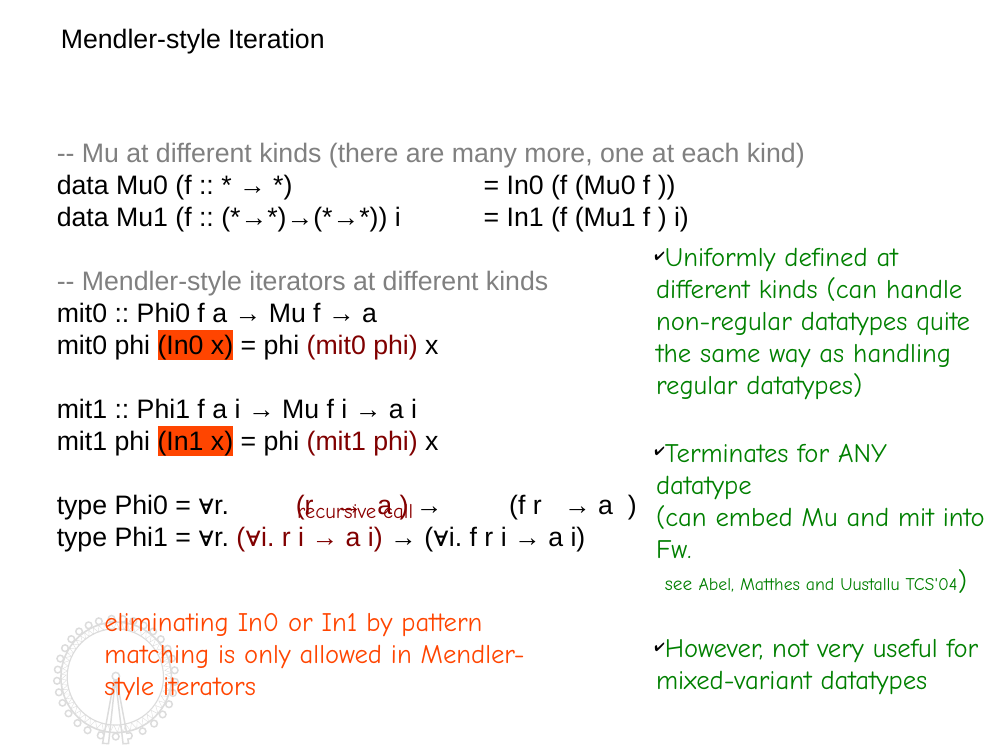
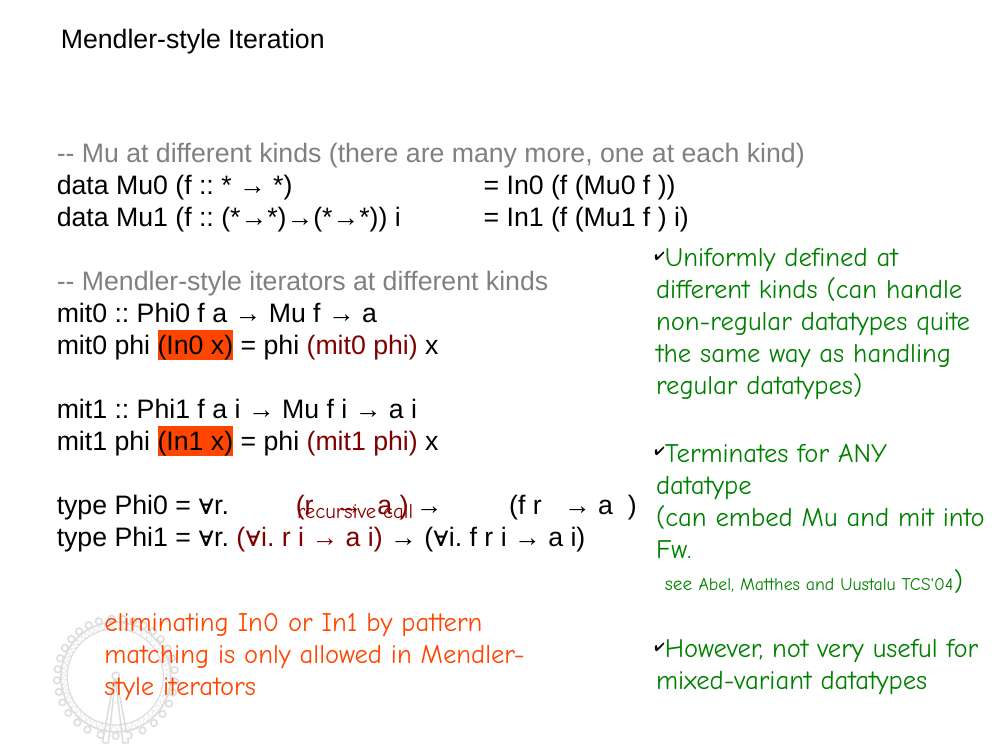
Before and after one commit to kyagrd/naxPapers, a slide deck: slide 7 of draft/TYPES13/ppt/myslide.odp. Drawn at 1008x756 pixels with LibreOffice and Linux fonts; fonts in the diff are those of the drawing. Boxes give left, top, right and bottom in pixels: in the first picture for what was removed or moved away, otherwise in the second. Text is boxed around its words. In the diff, an @@ line names an element or a change of style, - is before the commit and + after.

```diff
--- a/draft/TYPES13/ppt/myslide.odp
+++ b/draft/TYPES13/ppt/myslide.odp
@@ text at bbox=[656, 444, 985, 592]: text changed @@
-✔ Terminates for ANY datatype
-  (can embed Mu and mit into Fw.
-  see Abel, Matthes and Uustallu TCS'04)
+✔ Terminates for ANY datatype
+  (can embed Mu and mit into Fw.
+  see Abel, Matthes and Uustalu TCS'04)
```
Also in this commit, not shown: 16 other slides changed, 1 other file.
